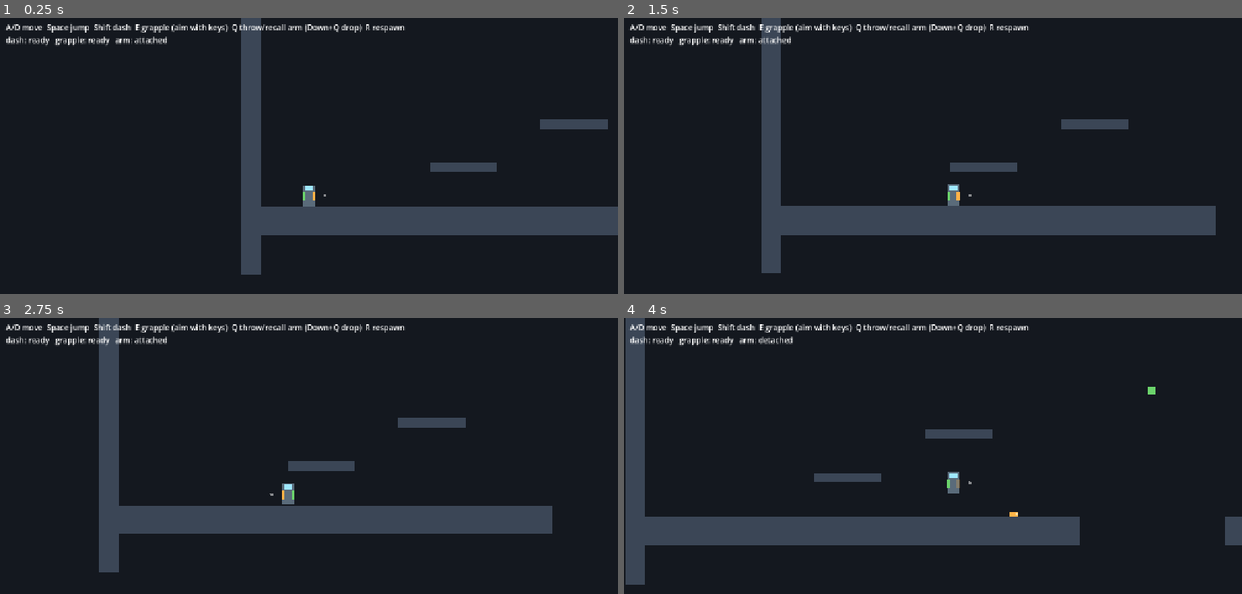
Above: before the commit, frames 1-4 (two rows, left to right).
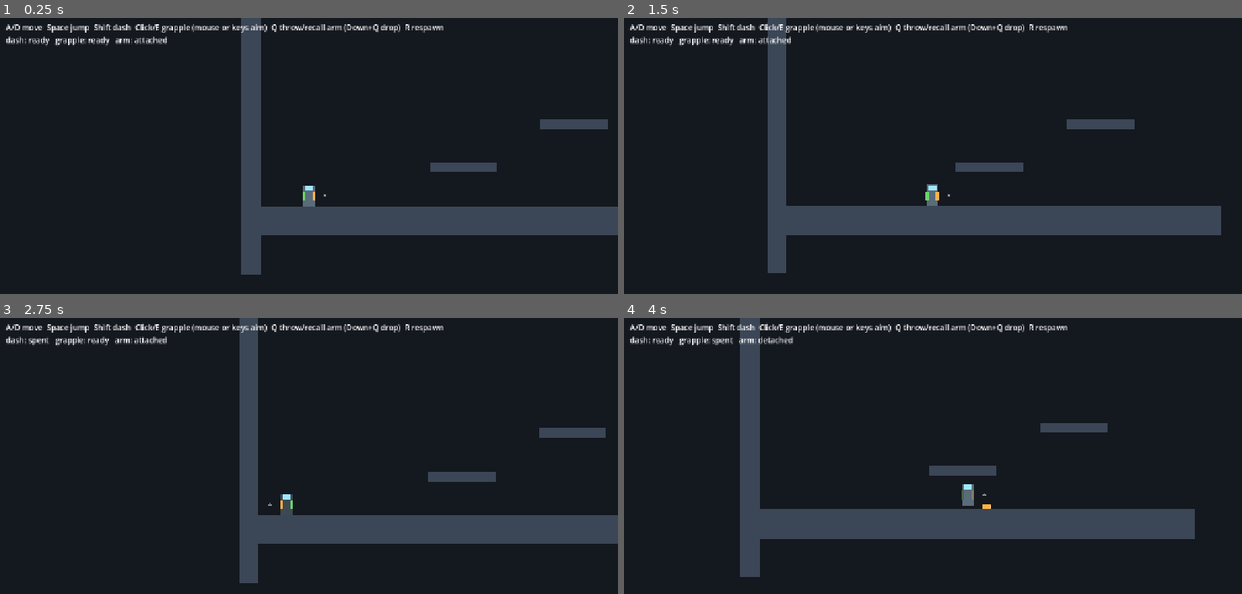
Above: after the commit, the same moments.

Repository: DanishHelmy/GameJam1
Game: Godot game, scene res://scenes/prototype.tscn
The game is run twice, just before and just after one commit, with the same random seed, the same clock (stepped at 60 frames per second) and the same inputs. This scene is started directly instead of the project's main scene.
Inputs (mouse positions are in pixels of both pictures, inside the frame that each line leads up to):
- Up to frame 1 (0.25 s): no input
- Up to frame 2 (1.5 s): move the mouse to (1068, 175) at 0.52 s; hold E (grapple) 0.53-1.28 s; hold D (right) from 0.53 s (still down); tap Shift (dash) at 0.6 s; click (1068, 175) at 0.67 s; tap Space (jump) at 0.77, 1.07 s; move the mouse to (809, 208) at 1.27 s; tap E (grapple) at 1.35 s; click (809, 208) at 1.42 s
- Up to frame 3 (2.75 s): tap Space (jump) at 1.52, 1.55, 1.82, 2.1 s; move the mouse to (370, 414) at 2.02 s; release D (right) at 2.03 s; hold A (left) from 2.03 s (still down); click (370, 414) at 2.17 s; tap Shift (dash) at 2.3 s
- Up to frame 4 (4 s): move the mouse to (902, 560) at 2.77 s; release A (left) at 2.78 s; hold D (right) from 2.78 s (still down); tap Shift (dash) at 2.85 s; click (902, 560) at 2.92 s; tap Space (jump) at 3.02, 3.32, 3.77, 3.8 s; tap E (grapple) at 3.05 s; move the mouse to (1118, 544) at 3.52 s; tap Q (detach) at 3.6 s; click (1118, 544) at 3.67 s

The runs differ from the first frame. In frame 1, 0.8% of the frame differs, in the area x 21-72%, y 2-6%; in frame 2, 2.9%; in frame 3, 15%; in frame 4, 15%, in the area x 0-100%, y 0-97%.

Commit message:
Add mouse-aimed grapple (left click)
Co-Authored-By: Claude Code <noreply@anthropic.com>

Diff:
--- a/scripts/player.gd
+++ b/scripts/player.gd
@@ -4,6 +4,7 @@
 ## Controls
 ##   A/D move          Space/Z jump
 ##   Shift/X dash      (8 directions, one charge, refills on landing)
+##   Left click grapple (aims at the mouse cursor)
 ##   E/V grapple       (aim with direction keys; hits walls, hooks and the thrown arm; pulls you in)
 ##   Q/C arm           (throw in aim direction; press again to recall; hold Down + Q to drop it)
 ##   R respawn
@@ -47,6 +48,7 @@
 var anchor_node: Node2D = null
 var grapple_grace := 0.0
 
+var grapple_by_mouse := false
 var arm: Area2D = null
 
 var jet_fx: CPUParticles2D
@@ -71,6 +73,14 @@
 				var ev := InputEventKey.new()
 				ev.physical_keycode = k
 				InputMap.action_add_event(action, ev)
+	var click := InputEventMouseButton.new()
+	click.button_index = MOUSE_BUTTON_LEFT
+	InputMap.action_add_event("grapple", click)
+
+func _input(event: InputEvent) -> void:
+	# Remember whether the grapple press came from the mouse, so we aim at the cursor
+	if event.is_action_pressed("grapple"):
+		grapple_by_mouse = event is InputEventMouseButton
 
 func _setup_fx() -> void:
 	jet_fx = CPUParticles2D.new()
@@ -190,6 +200,10 @@
 # ---------------------------------------------------------------- grapple
 func _try_grapple() -> void:
 	var aim := _aim()
+	if grapple_by_mouse:
+		var to_mouse := get_global_mouse_position() - global_position
+		if to_mouse.length() > 4.0:
+			aim = to_mouse.normalized()
 	var space := get_world_2d().direct_space_state
 	var target_pos := Vector2.ZERO
 	var target_node: Node2D = null
--- a/scripts/prototype.gd
+++ b/scripts/prototype.gd
@@ -73,7 +73,7 @@
 
 func _process(_d: float) -> void:
 	if player:
-		hud.text = "A/D move  Space jump  Shift dash  E grapple (aim with keys)  Q throw/recall arm (Down+Q drop)  R respawn\ndash: %s   grapple: %s   arm: %s" % [
+		hud.text = "A/D move  Space jump  Shift dash  Click/E grapple (mouse or keys aim)  Q throw/recall arm (Down+Q drop)  R respawn\ndash: %s   grapple: %s   arm: %s" % [
 			"ready" if player.can_dash else "spent", "ready" if player.can_grapple else "spent",
 			"detached" if player.arm else "attached"]
 		if found_log:
